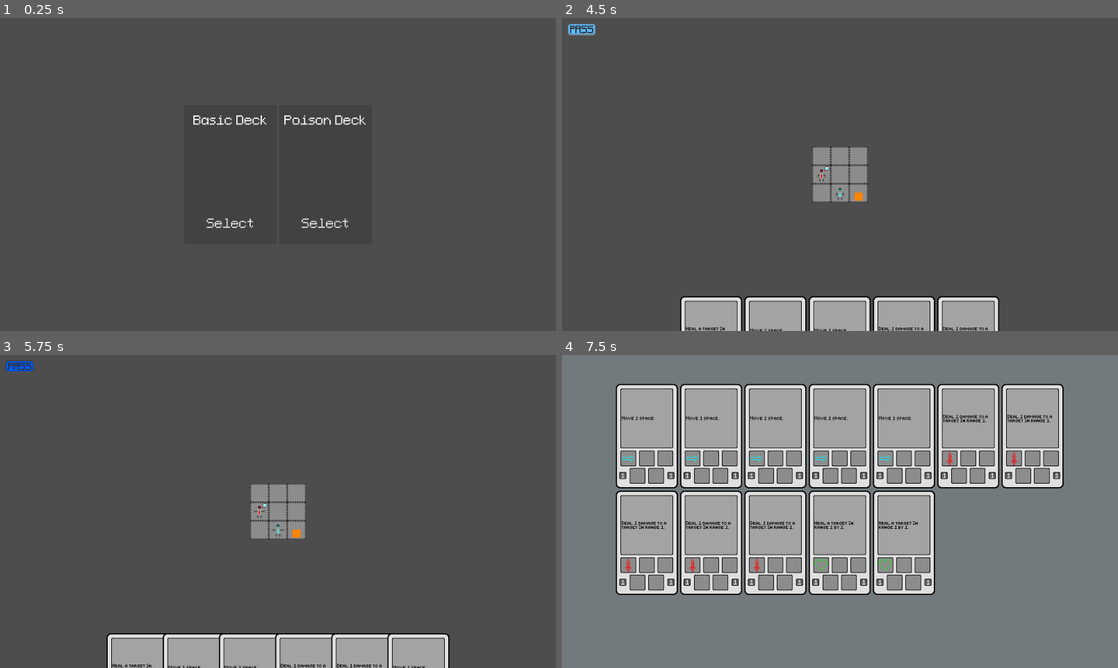
Above: before the commit, frames 1-4 (two rows, left to right).
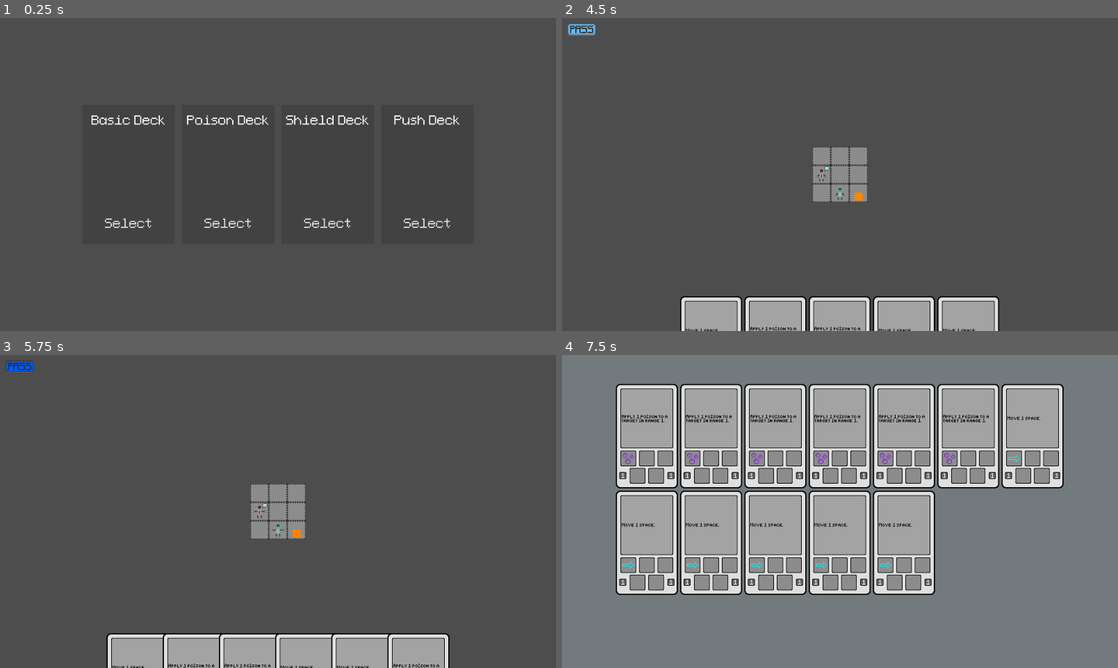
Above: after the commit, the same moments.

Repository: CattacoCattaco/strategy-deckbuilder-roguelike
Game: Godot game, scene res://deck_selection_screen/deck_selection_screen.tscn
Two runs of this game, one before a commit and one after it. Both use one fixed random seed, a clock stepped at 60 frames per second and the inputs below.
Inputs (mouse positions are in pixels of both pictures, inside the frame that each line leads up to):
- Up to frame 1 (0.25 s): no input
- Up to frame 2 (4.5 s): click "Select" at 0.5 s; tap Enter (do_event) at 1.25, 2.75, 4.25 s; move the mouse to (962, 158) at 1.27 s; hold D (right) 1.28-2 s; hold Enter (do_event) 1.28-2 s; click (962, 158) at 1.42 s; tap Space at 2, 3.5 s; drag from (728, 190) to (812, 237) at 2.02 s; move the mouse to (895, 105) at 2.77 s; hold D (right) 2.78-3.5 s; hold Z (zoom) 2.78-3.5 s; drag from (812, 237) to (673, 127) at 3.52 s; move the mouse to (1006, 221) at 4.27 s; hold A (left) from 4.28 s (still down); tap Shift at 4.35 s
- Up to frame 3 (5.75 s): release A (left) at 5 s; click (22, 367) at 5 s
- Up to frame 4 (7.5 s): click (823, 492) at 5.77 s; tap Space at 6.5 s; drag from (673, 464) to (756, 433) at 6.52 s; move the mouse to (867, 511) at 7.27 s; hold S (down) from 7.28 s (still down); hold Q (view_deck) from 7.28 s (still down); click (867, 511) at 7.42 s

The runs differ from the first frame. In frame 1, 1.2% of the frame differs, in the area x 16-83%, y 31-68%; in frame 2, 0.3%; in frame 3, 0.3%; in frame 4, 1.7%, in the area x 10-89%, y 19-70%.

Commit message:
Sort Deck on Change
Whenever the player deck is modified, it gets sorted

Diff:
--- a/card/data/card_data.gd
+++ b/card/data/card_data.gd
@@ -4,6 +4,26 @@
 var modifiers: Array[Modifier]
 var effect_range: int
 var effect_size: int
+
+
+static func sort(cards: Array[CardData]) -> void:
+	cards.sort_custom(_is_before)
+
+
+static func _is_before(a: CardData, b: CardData) -> bool:
+	for i in len(a.modifiers):
+		if i >= len(b.modifiers):
+			return false
+
+		var a_mod: Modifier = a.modifiers[i]
+		var b_mod: Modifier = b.modifiers[i]
+
+		if a_mod._get_sort_order() < b_mod._get_sort_order():
+			return true
+		elif a_mod._get_sort_order() > b_mod._get_sort_order():
+			return false
+
+	return false
 
 
 func _init(p_modifiers: Array[Modifier] = [], p_effect_range: int = 0,
--- a/deck_selection_screen/deck_selection_screen.gd
+++ b/deck_selection_screen/deck_selection_screen.gd
@@ -29,6 +29,34 @@
 		CardData.new([Modifier.Poison.new()], 1, 1),
 		CardData.new([Modifier.Poison.new()], 1, 1),
 		CardData.new([Modifier.Poison.new()], 1, 1),
+	],
+	"Shield Deck": [
+		CardData.new([Modifier.Move.new()], 1, 1),
+		CardData.new([Modifier.Move.new()], 1, 1),
+		CardData.new([Modifier.Move.new()], 1, 1),
+		CardData.new([Modifier.Move.new()], 1, 1),
+		CardData.new([Modifier.Move.new()], 1, 1),
+		CardData.new([Modifier.Attack.new()], 1, 1),
+		CardData.new([Modifier.Attack.new()], 1, 1),
+		CardData.new([Modifier.Attack.new()], 1, 1),
+		CardData.new([Modifier.Defend.new()], 1, 1),
+		CardData.new([Modifier.Defend.new()], 1, 1),
+		CardData.new([Modifier.Defend.new()], 1, 1),
+		CardData.new([Modifier.Defend.new()], 1, 1),
+	],
+	"Push Deck": [
+		CardData.new([Modifier.Move.new()], 1, 1),
+		CardData.new([Modifier.Move.new()], 1, 1),
+		CardData.new([Modifier.Move.new()], 1, 1),
+		CardData.new([Modifier.Move.new()], 1, 1),
+		CardData.new([Modifier.Move.new()], 1, 1),
+		CardData.new([Modifier.Attack.new()], 1, 1),
+		CardData.new([Modifier.Attack.new()], 1, 1),
+		CardData.new([Modifier.Attack.new()], 1, 1),
+		CardData.new([Modifier.Attack.new()], 1, 1),
+		CardData.new([Modifier.Attack.new()], 1, 1),
+		CardData.new([Modifier.Push.new()], 1, 1),
+		CardData.new([Modifier.Push.new()], 1, 1),
 	],
 }
 
--- a/deck_selection_screen/deck_selection_screen.tscn
+++ b/deck_selection_screen/deck_selection_screen.tscn
@@ -29,3 +29,5 @@
 offset_bottom = 20.0
 grow_horizontal = 2
 grow_vertical = 2
+theme_override_constants/separation = 12
+alignment = 1
--- a/world_map/world_map.gd
+++ b/world_map/world_map.gd
@@ -22,22 +22,10 @@
 var world_num: int = 0
 var levels_beat: int = 0
 
-var player_deck: Array[CardData] = [
-	CardData.new([Modifier.Move.new()], 1, 1),
-	CardData.new([Modifier.Move.new()], 1, 1),
-	CardData.new([Modifier.Move.new()], 1, 1),
-	CardData.new([Modifier.Move.new()], 1, 1),
-	CardData.new([Modifier.Move.new()], 1, 1),
-	CardData.new([Modifier.Attack.new()], 1, 1),
-	CardData.new([Modifier.Attack.new()], 1, 1),
-	CardData.new([Modifier.Attack.new()], 1, 1),
-	CardData.new([Modifier.Attack.new()], 1, 1),
-	CardData.new([Modifier.Attack.new()], 1, 1),
-	CardData.new([Modifier.Defend.new()], 1, 1),
-	CardData.new([Modifier.Defend.new()], 1, 1),
-	CardData.new([Modifier.Push.new()], 1, 1),
-	CardData.new([Modifier.Push.new()], 1, 1),
-]
+var player_deck: Array[CardData]:
+	set(value):
+		CardData.sort(value)
+		player_deck = value
 
 
 func _ready() -> void:
